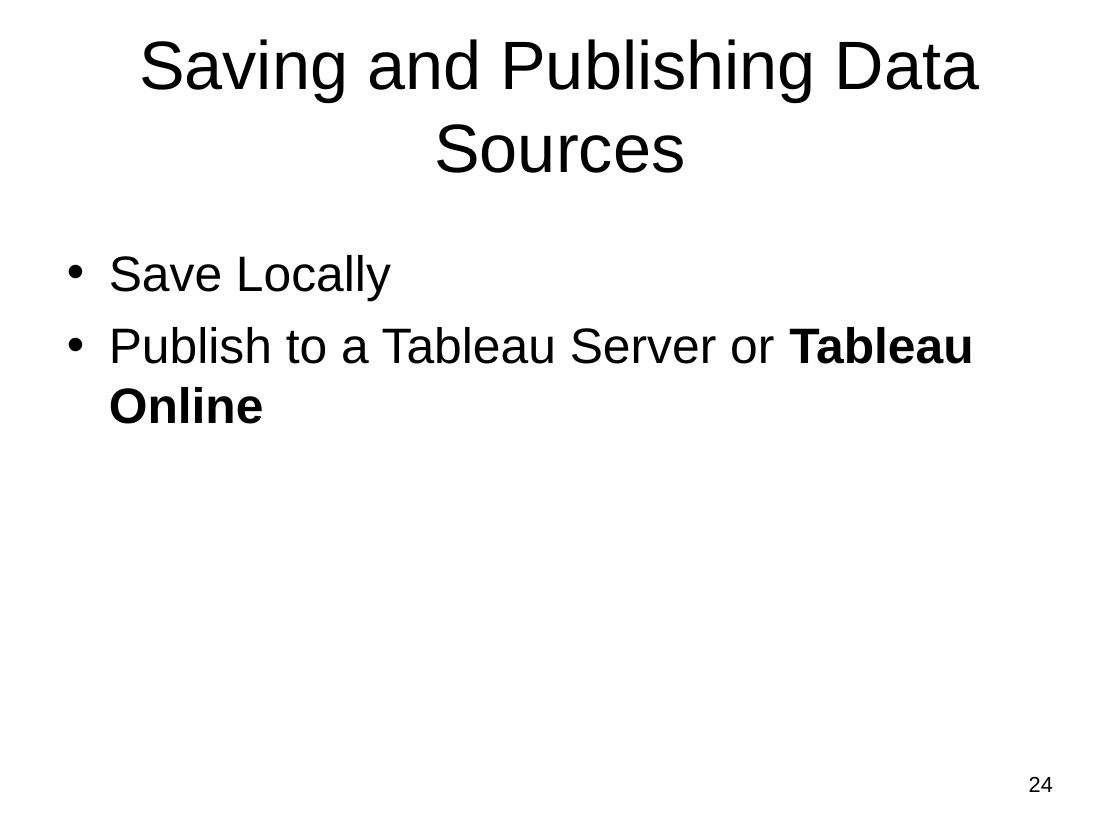
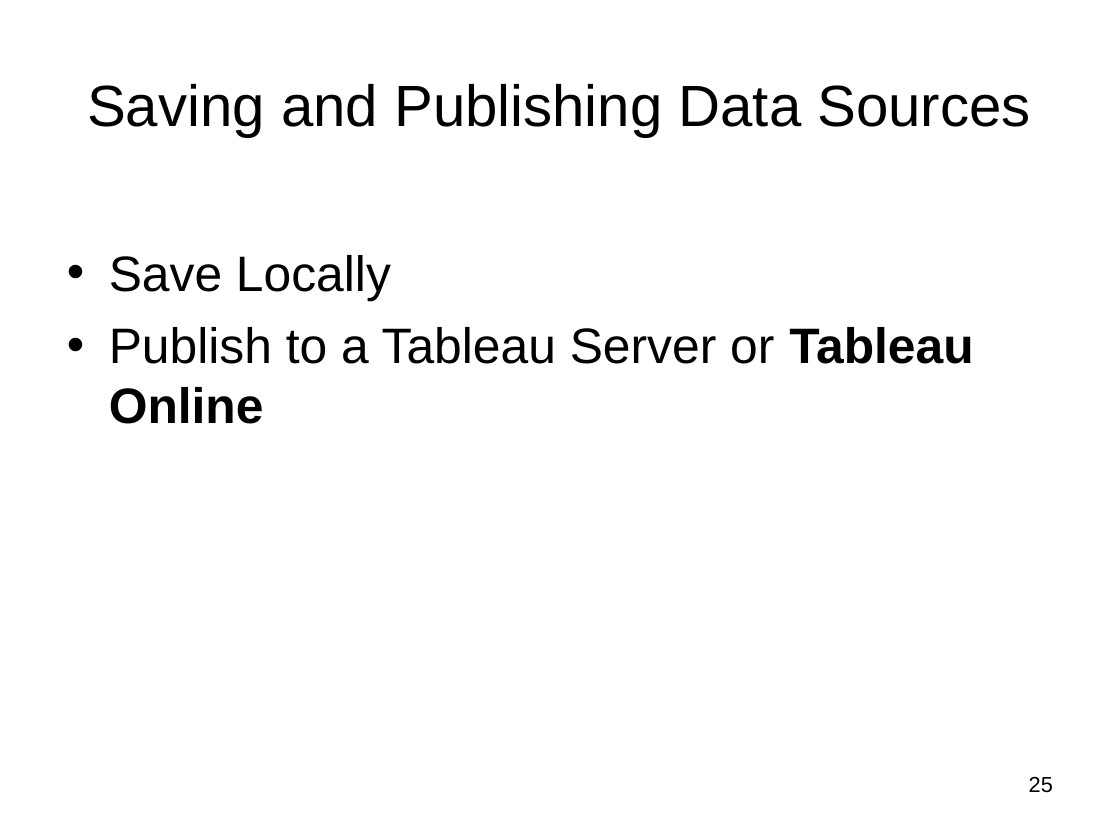
Before and after one commit to raghu-icecraft/tech-talks, a slide deck: slide 25 of Tableau_Feb 18/Tableau_Workshop_ICCTAC.ppt (slide 24 before the commit). Drawn at 1120x840 pixels with LibreOffice and Linux fonts; fonts in the diff are those of the drawing; background and template pictures are left out. Boxes give left, top, right and bottom in pixels: in the first picture for what was removed or moved away, otherwise in the second. Text is boxed around its words. In the diff, an @@ line names an element or a change of style, - is before the commit and + after.

```diff
--- a/Tableau_Feb 18/Tableau_Workshop_ICCTAC.ppt
+++ b/Tableau_Feb 18/Tableau_Workshop_ICCTAC.ppt
@@ text "Saving and Publishing Data Sources" at bbox=[87, 84, 1031, 137]: size 44 to 37.4 pt @@
@@ page number at bbox=[1029, 776, 1053, 793]: text changed @@
-24
+25
```
Also in this commit, not shown: 2 other slides changed, 1 slide added.
